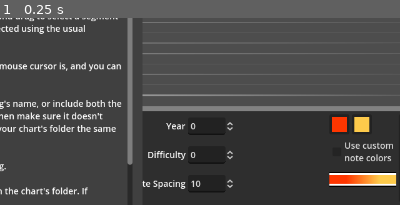
Above: before the commit, frame 1.
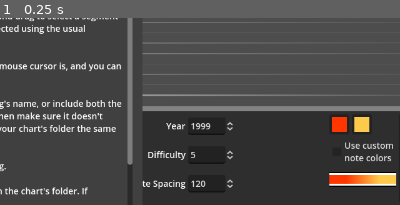
Above: after the commit, the same moment.

Repository: towai/TromboneCharter
Game: Godot game, scene res://main.tscn
Two runs of this game, one before a commit and one after it. Both use one fixed random seed, a clock stepped at 60 frames per second and the inputs below. Sound files missing from this copy of the repository are replaced by a short silence.
Inputs:
- Up to frame 1 (0.25 s): no input
The pictures show only the part of the screen within x 47-97%, y 50-100%; the shares and areas given below are measured in that part.

The runs differ from the first frame. In frame 1, 0.2% of the frame differs, in the area x 47-53%, y 56-91%.
Error before the commit: Trying to assign value of type 'TextEdit' to a variable of type 'text_field.gd'. (res://settings.gd:10)

Commit message:
add prospective keybind to hold to insert tap notes

Diff:
--- a/project.godot
+++ b/project.godot
@@ -47,6 +47,10 @@
 "events": [Object(InputEventKey,"resource_local_to_scene":false,"resource_name":"","device":-1,"window_id":0,"alt_pressed":false,"shift_pressed":false,"ctrl_pressed":false,"meta_pressed":false,"pressed":false,"keycode":0,"physical_keycode":32,"key_label":0,"unicode":32,"echo":false,"script":null)
 ]
 }
+toggle_insert_taps={
+"deadzone": 0.5,
+"events": []
+}
 toggle_slide_prop={
 "deadzone": 0.5,
 "events": []
@@ -64,6 +68,11 @@
 hold_drag_playhead={
 "deadzone": 0.5,
 "events": [Object(InputEventKey,"resource_local_to_scene":false,"resource_name":"","device":-1,"window_id":0,"alt_press …(182 unchanged characters)…
+]
+}
+hold_insert_taps={
+"deadzone": 0.5,
+"events": [Object(InputEventKey,"resource_local_to_scene":false,"resource_name":"","device":-1,"window_id":0,"alt_pressed":false,"shift_pressed":false,"ctrl_pressed":false,"meta_pressed":false,"pressed":false,"keycode":0,"physical_keycode":84,"key_label":0,"unicode":116,"echo":false,"script":null)
 ]
 }
 hold_slide_prop={
--- a/settings.gd
+++ b/settings.gd
@@ -3,12 +3,12 @@
 
 var tmb : TMBInfo:
 	get: return Global.working_tmb
-@onready var title		:TextField= %SongInfo.get_node("Title")
-@onready var short_name :TextField= %SongInfo.get_node("ShortTitle")
-@onready var author 	:TextField= %SongInfo.get_node("Author")
-@onready var genre		:TextField= %SongInfo.get_node("Genre")
-@onready var desc		:TextField= %SongInfo.get_node("Description")
-@onready var track_ref  :TextField= %SongInfo.get_node("TrackRef")
+@onready var title		= %SongInfo.get_node("Title")
+@onready var short_name = %SongInfo.get_node("ShortTitle")
+@onready var author 	= %SongInfo.get_node("Author")
+@onready var genre		= %SongInfo.get_node("Genre")
+@onready var track_ref  = %SongInfo.get_node("TrackRef")
+@onready var desc		= %SongInfo.get_node("Description")
 @onready var length  :NumField= %SongInfo2.get_node("Length")
 @onready var tempo	 :NumField= %SongInfo2.get_node("Tempo")
 @onready var timesig :NumField= %SongInfo2.get_node("TimeSig")
